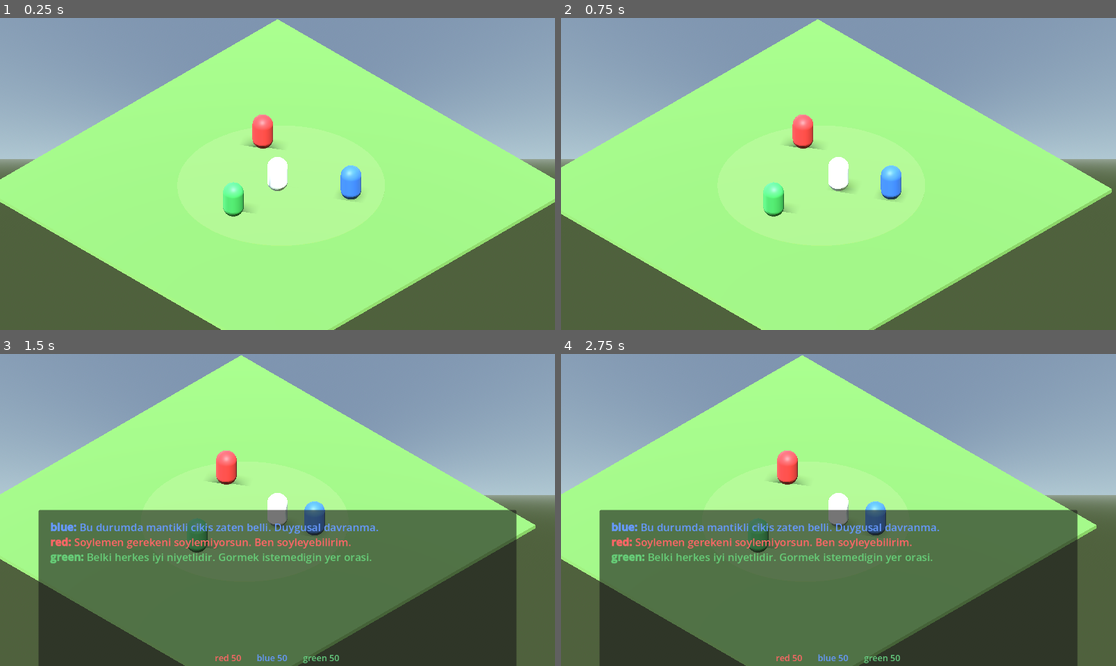
Above: before the commit, frames 1-4 (two rows, left to right).
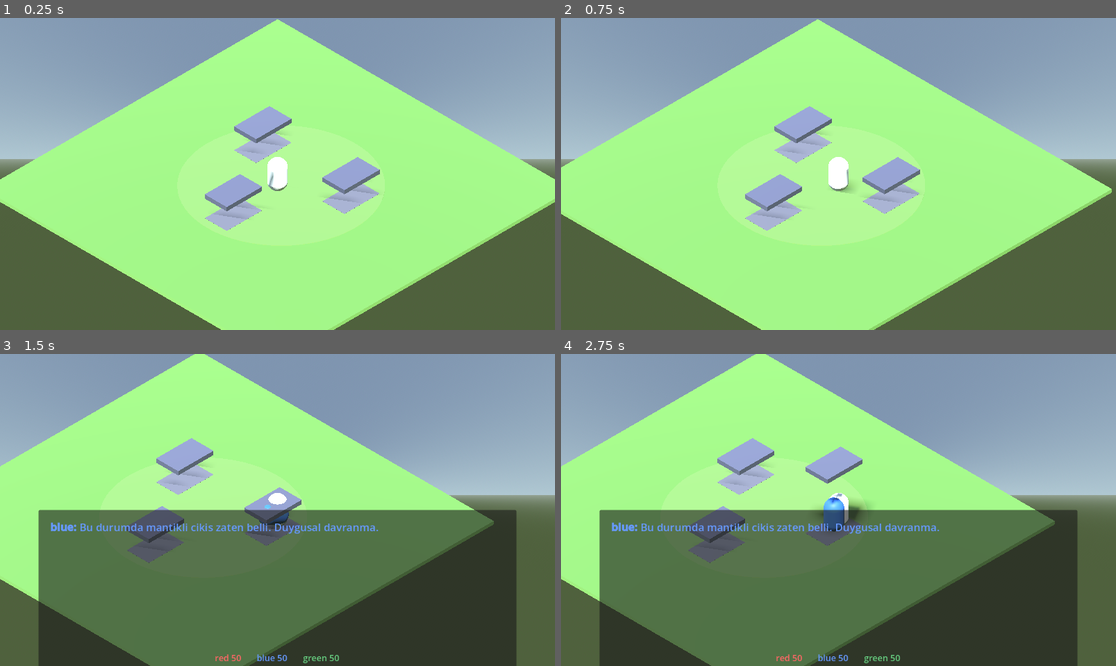
Above: after the commit, the same moments.

Repository: gokselozgur5/goske
Game: Godot game, scene res://main.tscn
Two runs of this game, one before a commit and one after it. Both use one fixed random seed, a clock stepped at 60 frames per second and the inputs below.
Inputs (mouse positions are in pixels of both pictures, inside the frame that each line leads up to):
- Up to frame 1 (0.25 s): no input
- Up to frame 2 (0.75 s): tap Enter (ui_accept) at 0.5 s; move the mouse to (960, 158) at 0.52 s; hold Right (ui_right) from 0.53 s (still down); hold Enter (ui_accept) from 0.53 s (still down); click (960, 158) at 0.67 s
- Up to frame 3 (1.5 s): move the mouse to (166, 525) at 1.27 s; release Right (ui_right) at 1.28 s; release Enter (ui_accept) at 1.28 s; hold Down (ui_down) from 1.28 s (still down); tap Space at 1.35 s
- Up to frame 4 (2.75 s): tap Enter (ui_accept) at 1.52, 1.55, 1.82 s; move the mouse to (894, 441) at 2.02 s; release Down (ui_down) at 2.03 s; hold Right (ui_right) from 2.03 s (still down); hold Enter (ui_accept) from 2.03 s (still down); tap Tab at 2.1 s

The runs differ from the first frame. In frame 1, 3.4% of the frame differs, in the area x 36-69%, y 28-69%; in frame 2, 3.4%; in frame 3, 18%; in frame 4, 18%, in the area x 0-97%, y 0-100%.

Commit message:
add pod opening intro + trust UI + history persistence + reset cmd
- pod.gd: 3 capsule pods (red/blue/green), Space to open, lid tween + alter rises
- GameState.unlock_alter / is_unlocked: only opened alters join conversation
- Conversation persistent history across re-opens (alters remember)
- /reset command to break Anthropic safety loops
- Visibility guard on late LLM responses
- Trust UI labels (TrustRed/Blue/Green) wired to trust_changed signal
- start_with_trigger filters by unlocked alters

Diff:
--- a/conversation.gd
+++ b/conversation.gd
@@ -63,10 +63,14 @@
 	var first_time := history.is_empty()
 	_open_ui()
 	var all_alters := get_tree().get_nodes_in_group("alters")
-	var ordered_ids: Array[String] = [triggering_alter_id]
+	var gs := get_tree().get_first_node_in_group("game_state")
+	var ordered_ids: Array[String] = []
+	if gs == null or gs.is_unlocked(triggering_alter_id):
+		ordered_ids.append(triggering_alter_id)
 	for a in all_alters:
 		if a.alter_id != triggering_alter_id:
-			ordered_ids.append(a.alter_id)
+			if gs == null or gs.is_unlocked(a.alter_id):
+				ordered_ids.append(a.alter_id)
 	if first_time:
 		var llm := get_node_or_null("/root/Main/LLMClient")
 		for aid in ordered_ids:
--- a/game_state.gd
+++ b/game_state.gd
@@ -8,10 +8,12 @@
 var comfort_exits: int = 0
 var alter_engagements: Dictionary = {}  # alter_id -> int
 var alter_trust: Dictionary = {}  # alter_id -> int (0-100, default 50)
+var unlocked_alters: Array[String] = []
 
 const TRUST_DEFAULT := 50
 
 signal trust_changed(alter_id: String, new_value: int)
+signal alter_unlocked(alter_id: String)
 
 func _ready() -> void:
 	play_started_ms = Time.get_ticks_msec()
@@ -35,6 +37,15 @@
 	alter_trust[alter_id] = new_val
 	trust_changed.emit(alter_id, new_val)
 
+func unlock_alter(alter_id: String) -> void:
+	if alter_id in unlocked_alters:
+		return
+	unlocked_alters.append(alter_id)
+	alter_unlocked.emit(alter_id)
+
+func is_unlocked(alter_id: String) -> bool:
+	return alter_id in unlocked_alters
+
 # Bu alter'in gorebildigi context subset'i
 func context_for(alter_id: String) -> Dictionary:
 	var full := {
--- a/main.tscn
+++ b/main.tscn
@@ -6,6 +6,7 @@
 [ext_resource type="Script" uid="uid://d31reepjbkfia" path="res://llm_client.gd" id="4_llm_script"]
 [ext_resource type="Script" path="res://game_state.gd" id="5_state_script"]
 [ext_resource type="Script" path="res://alter_personas.gd" id="6_personas_script"]
+[ext_resource type="Script" path="res://pod.gd" id="7_pod_script"]
 
 [sub_resource type="ProceduralSkyMaterial" id="SkyMat_1"]
 sky_horizon_color = Color(0.55, 0.65, 0.7, 1)
@@ -63,6 +64,18 @@
 [sub_resource type="SphereShape3D" id="InteractionSphere"]
 radius = 1.5
 
+[sub_resource type="StandardMaterial3D" id="PodMat"]
+albedo_color = Color(0.35, 0.35, 0.42, 1)
+roughness = 0.6
+metallic = 0.2
+
+[sub_resource type="BoxMesh" id="PodBoxMesh"]
+material = SubResource("PodMat")
+size = Vector3(1.5, 0.25, 2.4)
+
+[sub_resource type="BoxShape3D" id="PodTriggerShape"]
+size = Vector3(3.5, 2.5, 3.5)
+
 [sub_resource type="StandardMaterial3D" id="AlterBlueMat"]
 albedo_color = Color(0.22, 0.4, 0.72, 1)
 roughness = 0.55
@@ -163,6 +176,60 @@
 
 [node name="CollisionShape3D" type="CollisionShape3D" parent="AlterGreen/InteractionArea" unique_id=1991921653]
 shape = SubResource("InteractionSphere")
+
+[node name="PodRed" type="Area3D" parent="."]
+transform = Transform3D(1, 0, 0, 0, 1, 0, 0, 0, 1, -3, 0, -2)
+script = ExtResource("7_pod_script")
+alter_id = "red"
+lid_path = NodePath("Lid")
+alter_root_path = NodePath("../AlterRed")
+
+[node name="Base" type="MeshInstance3D" parent="PodRed"]
+mesh = SubResource("PodBoxMesh")
+
+[node name="Lid" type="MeshInstance3D" parent="PodRed"]
+transform = Transform3D(1, 0, 0, 0, 1, 0, 0, 0, 1, 0, 1.4, 0)
+mesh = SubResource("PodBoxMesh")
+
+[node name="CollisionShape3D" type="CollisionShape3D" parent="PodRed"]
+transform = Transform3D(1, 0, 0, 0, 1, 0, 0, 0, 1, 0, 1, 0)
+shape = SubResource("PodTriggerShape")
+
+[node name="PodBlue" type="Area3D" parent="."]
+transform = Transform3D(1, 0, 0, 0, 1, 0, 0, 0, 1, 3, 0, -2)
+script = ExtResource("7_pod_script")
+alter_id = "blue"
+lid_path = NodePath("Lid")
+alter_root_path = NodePath("../AlterBlue")
+
+[node name="Base" type="MeshInstance3D" parent="PodBlue"]
+mesh = SubResource("PodBoxMesh")
+
+[node name="Lid" type="MeshInstance3D" parent="PodBlue"]
+transform = Transform3D(1, 0, 0, 0, 1, 0, 0, 0, 1, 0, 1.4, 0)
+mesh = SubResource("PodBoxMesh")
+
+[node name="CollisionShape3D" type="CollisionShape3D" parent="PodBlue"]
+transform = Transform3D(1, 0, 0, 0, 1, 0, 0, 0, 1, 0, 1, 0)
+shape = SubResource("PodTriggerShape")
+
+[node name="PodGreen" type="Area3D" parent="."]
+transform = Transform3D(1, 0, 0, 0, 1, 0, 0, 0, 1, 0, 0, 3)
+script = ExtResource("7_pod_script")
+alter_id = "green"
+lid_path = NodePath("Lid")
+alter_root_path = NodePath("../AlterGreen")
+
+[node name="Base" type="MeshInstance3D" parent="PodGreen"]
+mesh = SubResource("PodBoxMesh")
+
+[node name="Lid" type="MeshInstance3D" parent="PodGreen"]
+transform = Transform3D(1, 0, 0, 0, 1, 0, 0, 0, 1, 0, 1.4, 0)
+mesh = SubResource("PodBoxMesh")
+
+[node name="CollisionShape3D" type="CollisionShape3D" parent="PodGreen"]
+transform = Transform3D(1, 0, 0, 0, 1, 0, 0, 0, 1, 0, 1, 0)
+shape = SubResource("PodTriggerShape")
 
 [node name="UI" type="CanvasLayer" parent="." unique_id=1987622050]
 
--- /dev/null
+++ b/pod.gd
@@ -0,0 +1,71 @@
+extends Area3D
+
+# Acilis sahnesi kapsulu. Goske yaklasir, E/Space basarsa pod acilir,
+# icindeki alter dikilir ve "uyanir". Manifesto: kanka kac alter
+# uyandiracagini secer, sonradan degistirilemez.
+
+@export var alter_id: String = ""
+@export var lid_path: NodePath
+@export var alter_root_path: NodePath
+
+var opened: bool = false
+var player_in_range: bool = false
+
+func _ready() -> void:
+	body_entered.connect(_on_body_entered)
+	body_exited.connect(_on_body_exited)
+	# Pod kapali ise alter gizli + yatik + interaction kapali
+	var alter := get_node_or_null(alter_root_path) as Node3D
+	if alter:
+		alter.visible = false
+		# Yatik pozisyon (X ekseni etrafinda 90 derece - yatak gibi)
+		alter.rotation_degrees = Vector3(90, alter.rotation_degrees.y, 0)
+		var iarea: Area3D = alter.get_node_or_null("InteractionArea")
+		if iarea:
+			iarea.monitoring = false
+			iarea.monitorable = false
+
+func _on_body_entered(body: Node) -> void:
+	if body.name == "Player":
+		player_in_range = true
+
+func _on_body_exited(body: Node) -> void:
+	if body.name == "Player":
+		player_in_range = false
+
+func _input(event: InputEvent) -> void:
+	if opened or not player_in_range:
+		return
+	# Conversation aciksa Space LineEdit'e gider, pod acma yapma
+	var convo := get_tree().get_first_node_in_group("conversation_ui")
+	if convo and convo.is_open():
+		return
+	if event.is_action_pressed("ui_accept"):
+		_open()
+
+func _open() -> void:
+	opened = true
+	# Lid yukari kay
+	var lid := get_node_or_null(lid_path) as Node3D
+	if lid:
+		var tw := create_tween()
+		tw.tween_property(lid, "position:y", lid.position.y + 2.5, 0.6).set_trans(Tween.TRANS_CUBIC)
+	# Alter visible olsun, dikilsin
+	var alter := get_node_or_null(alter_root_path) as Node3D
+	if alter:
+		alter.visible = true
+		var tw2 := create_tween().set_parallel(true)
+		tw2.tween_property(alter, "rotation_degrees:x", 0.0, 0.5)
+		# Interaction enable
+		var iarea: Area3D = alter.get_node_or_null("InteractionArea")
+		if iarea:
+			iarea.monitoring = true
+			iarea.monitorable = true
+	# GameState'e unlock kaydet
+	var gs := get_tree().get_first_node_in_group("game_state")
+	if gs and gs.has_method("unlock_alter"):
+		gs.unlock_alter(alter_id)
+	# Pod acilir acilmaz alter ile konusma baslat
+	var convo := get_tree().get_first_node_in_group("conversation_ui")
+	if convo and not convo.is_open():
+		convo.start_with_trigger(alter_id)
Not shown, added: pod.gd.uid
